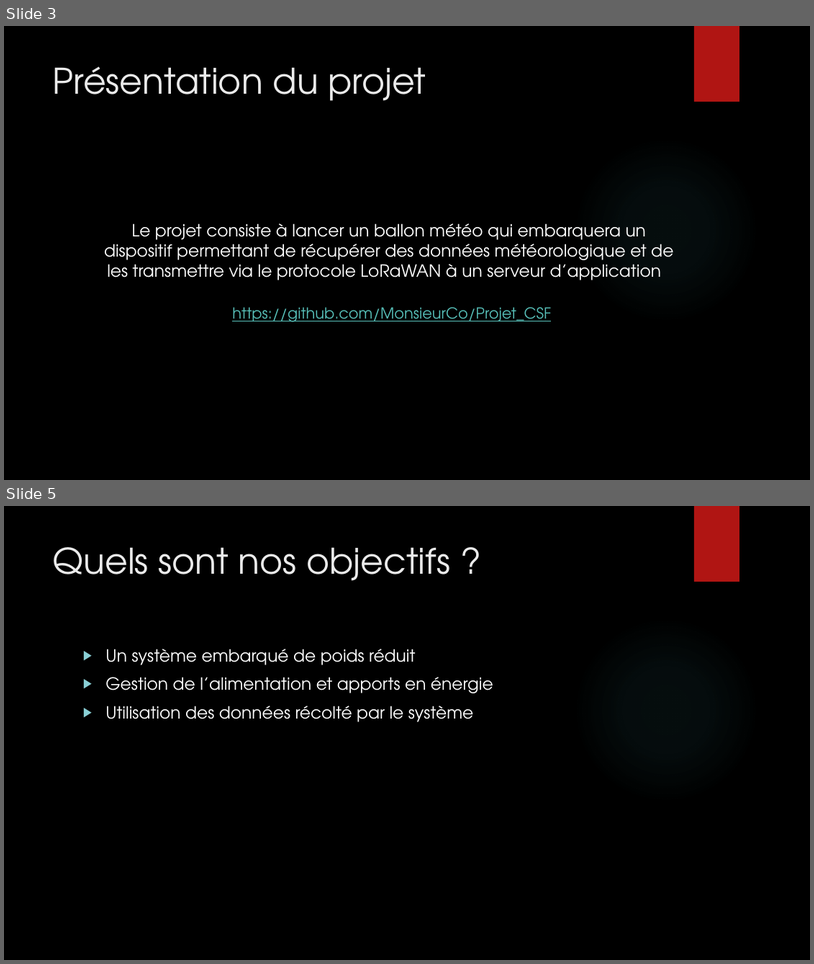
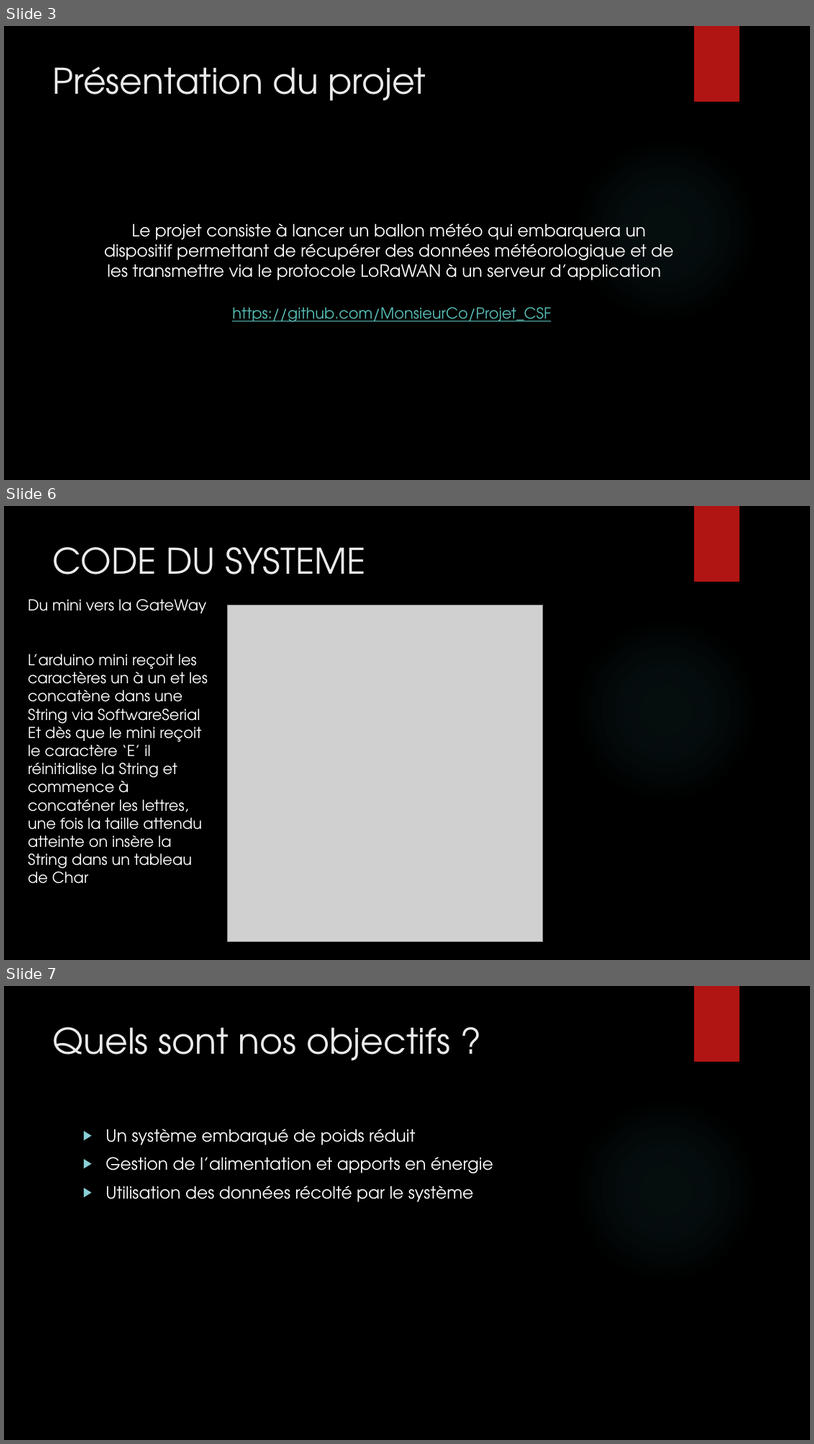
Before and after one commit to MonsieurCo/Projet_CSF, a slide deck: présentation/Projet Ballon MétéoV2.pptx. Shown one above the other, each under a label of ours: slides 3 and 5 before the commit, slides 3, 6 and 7 after it; the slides between them are not shown. The pictures are 814x964 and 814x1444 pixels, drawn with LibreOffice and Linux fonts; fonts in the diff are those of the drawing; grey boxes stand for pictures; background and template pictures are left out. Boxes give left, top, right and bottom in pixels: in the first picture for what was removed or moved away, otherwise in the second. Text is boxed around its words. In the diff, an @@ line names an element or a change of style, - is before the commit and + after.

```diff
--- a/présentation/Projet Ballon MétéoV2.pptx
+++ b/présentation/Projet Ballon MétéoV2.pptx
@@ slide 6 added at [4,506,810,960], background picture (left out); not listed: 2 template elements that a slide beside it also shows @@
@@ title added at [53,547,366,574], 42 pt, text #EBEBEB @@
+CODE DU SYSTEME
@@ text added at [28,599,206,613], 18 pt, text #FFFFFF @@
+Du mini vers la GateWay
@@ picture added at [228,605,543,941] @@
@@ text added at [28,654,208,883], 18 pt, text #FFFFFF @@
+L’arduino mini reçoit les caractères un à un et les concatène dans une String via SoftwareSerial
+Et dès que le mini reçoit le caractère ‘E’ il réinitialise la String et commence à concaténer les lettres, une fois la taille attendu atteinte on insère la String dans un tableau de Char
@@ what was slide 5 is now slide 7 @@
```
Also in this commit, not shown: 1 slide changed, 2 other slides added.
